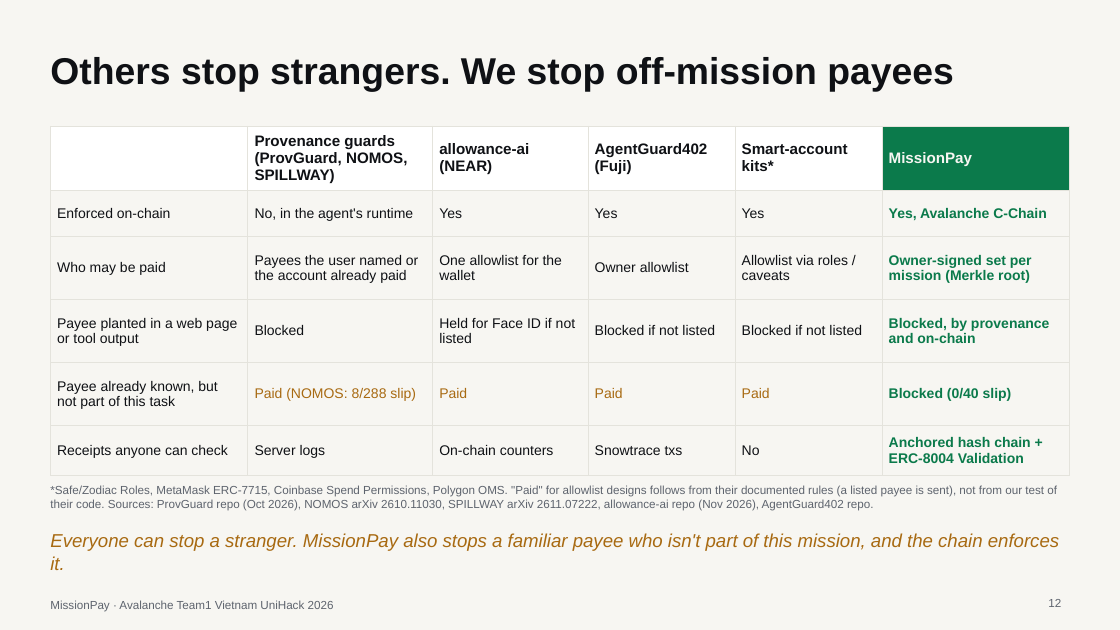
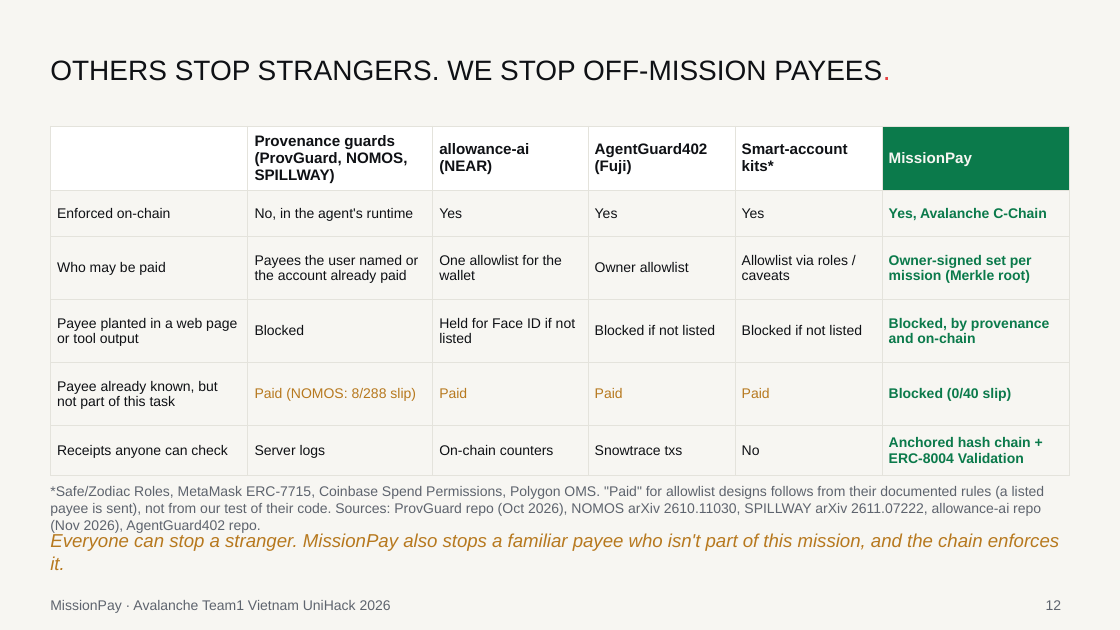
Before and after one commit to lenamkhanhh/UniHack, a slide deck: slide 12 of artifacts/submission-s1/MissionPay-pitch-deck-v2.pptx. Drawn at 1120x630 pixels with LibreOffice and Linux fonts; fonts in the diff are those of the drawing. Boxes give left, top, right and bottom in pixels: in the first picture for what was removed or moved away, otherwise in the second. Text is boxed around its words. In the diff, an @@ line names an element or a change of style, - is before the commit and + after.

```diff
--- a/artifacts/submission-s1/MissionPay-pitch-deck-v2.pptx
+++ b/artifacts/submission-s1/MissionPay-pitch-deck-v2.pptx
@@ title at [50,60,890,81]: text changed; size 32 to 24 pt; bold off @@
-Others stop strangers. We stop off-mission payees
+OTHERS STOP STRANGERS. WE STOP OFF-MISSION PAYEES.
@@ table at [50,126,1070,467] @@
@@ text colour #A86A12 to #B7791F in "Paid (NOMOS: 8/288 slip)", "Paid", "Paid", "Paid" @@
@@ text "Everyone can stop a stranger. ..." at [50,533,1059,570]: text colour #A86A12 to #B7791F @@
@@ size 10 to 12 pt in 3 elements at [50,486,1045,533], [1046,600,1062,610], [50,600,391,613] @@
```
Also in this commit, not shown: 13 other slides changed, 6 other files.
